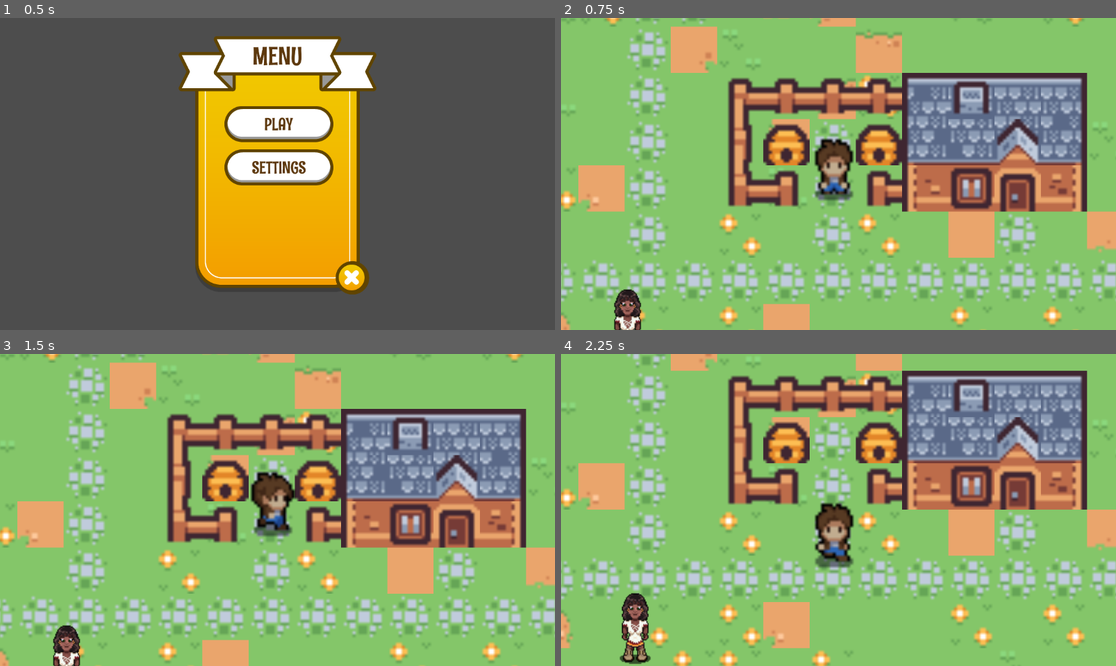
Above: before the commit, frames 1-4 (two rows, left to right).
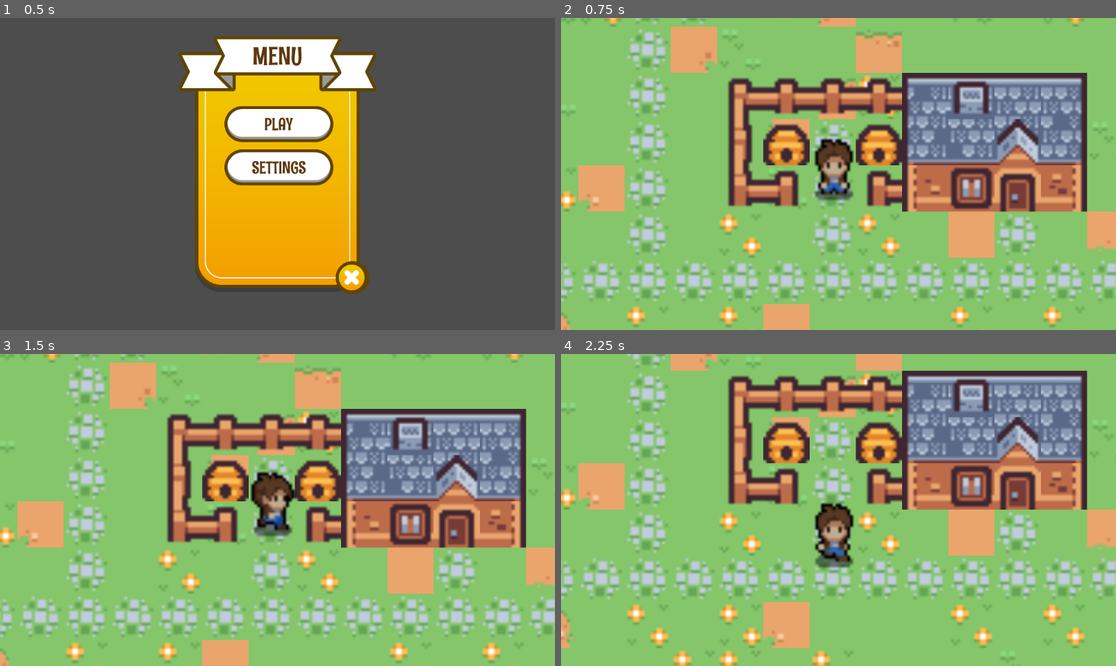
Above: after the commit, the same moments.

Repository: expecto27/shadowSword
Game: Godot game, scene res://scenes/main_menu.tscn
Two runs of this game, one before a commit and one after it. Both use one fixed random seed, a clock stepped at 60 frames per second and the inputs below.
Inputs (mouse positions are in pixels of both pictures, inside the frame that each line leads up to):
- Up to frame 1 (0.5 s): no input
- Up to frame 2 (0.75 s): click (838, 124) at 0.5 s
- Up to frame 3 (1.5 s): tap Enter at 1.25 s; hold D (right) from 1.28 s (still down)
- Up to frame 4 (2.25 s): release D (right) at 2.03 s; hold S (down) from 2.03 s (still down)

Frame 1 is identical in both runs. In frame 2, 0.6% of the frame differs, in the area x 9-15%, y 86-100%; in frame 3, 0.6%; in frame 4, 1.0%, in the area x 10-17%, y 76-100%.

Commit message:
npc city population

Diff:
--- a/scenes/lvl1.tscn
+++ b/scenes/lvl1.tscn
@@ -443,5 +443,17 @@
 platform_floor_layers = 1
 platform_wall_layers = 8
 
+[node name="CharacterBody2D2" parent="." instance=ExtResource("5_80ohd")]
+position = Vector2(356, 278)
+
+[node name="CharacterBody2D4" parent="." instance=ExtResource("5_80ohd")]
+position = Vector2(170, 342)
+
+[node name="CharacterBody2D5" parent="." instance=ExtResource("5_80ohd")]
+position = Vector2(656, 293)
+
+[node name="CharacterBody2D3" parent="." instance=ExtResource("5_80ohd")]
+position = Vector2(274, 230)
+
 [node name="CharacterBody2D" parent="." instance=ExtResource("5_80ohd")]
-position = Vector2(439, 359)
+position = Vector2(375, 355)
--- a/scripts/woman.gd
+++ b/scripts/woman.gd
@@ -1,33 +1,24 @@
 extends CharacterBody2D
-var stands = true
-var destination = Vector2()
-var vel = 200
+
+var moveSpeed = 4  # Скорость движения NPC
+
+var stand = 100
+
+
+func _ready():
+	randomize()  # Инициализируем генератор случайных чисел
+
+func _process(delta):
+	if stand == 0:
+		stand = 300
+		var direction = Vector2(randf()-0.5, randf()-0.5).normalized()
+		print(direction)
+		velocity = direction * moveSpeed
+	elif stand < 70:
+		stand -= 1
+		velocity = Vector2()
+	else:
+		stand -= 1
 
 func _physics_process(delta):
-	wander()
-
-func set_destination(dest):
-	destination = dest
-	self.velocity = (destination - position).normalized() * vel
 	move_and_slide()
-	stands = false
-
-
-func cancel_movement():
-	velocity = Vector2()
-	destination = Vector2()
-	$StandingTimer.start(0)
-
-func wander():
-	var pos = position
-	if stands:
-		randomize()
-		var x = int(randf_range(pos.x - 50, pos.x + 50)) * 100
-		var y = int(randf_range(pos.y - 50, pos.y + 50)) * 100
-		set_destination(Vector2(x, y))
-	elif velocity != Vector2():
-		cancel_movement()
-
-
-func _on_standing_timer_timeout():
-	stands = true
Not shown, added: button/sprites/Animated stuff/campfire_16x16.png.import
Not shown, added: button/sprites/Animated stuff/door_16x16.png.import
Not shown, added: button/sprites/Animated stuff/water_waves_16x16.png.import
Not shown, added: button/sprites/items and trap_animation/arrow/Just_arrow.png.import
Not shown, added: button/sprites/items and trap_animation/arrow/arrow_1.png.import
Not shown, added: button/sprites/items and trap_animation/arrow/arrow_2.png.import
Not shown, added: button/sprites/items and trap_animation/arrow/arrow_3.png.import
Not shown, added: button/sprites/items and trap_animation/arrow/arrow_4.png.import
Not shown, added: button/sprites/items and trap_animation/box_1/box_1_1.png.import
Not shown, added: button/sprites/items and trap_animation/box_1/box_1_2.png.import
Not shown, added: button/sprites/items and trap_animation/box_1/box_1_3.png.import
Not shown, added: button/sprites/items and trap_animation/box_1/box_1_4.png.import
(and 106 more such lines)
